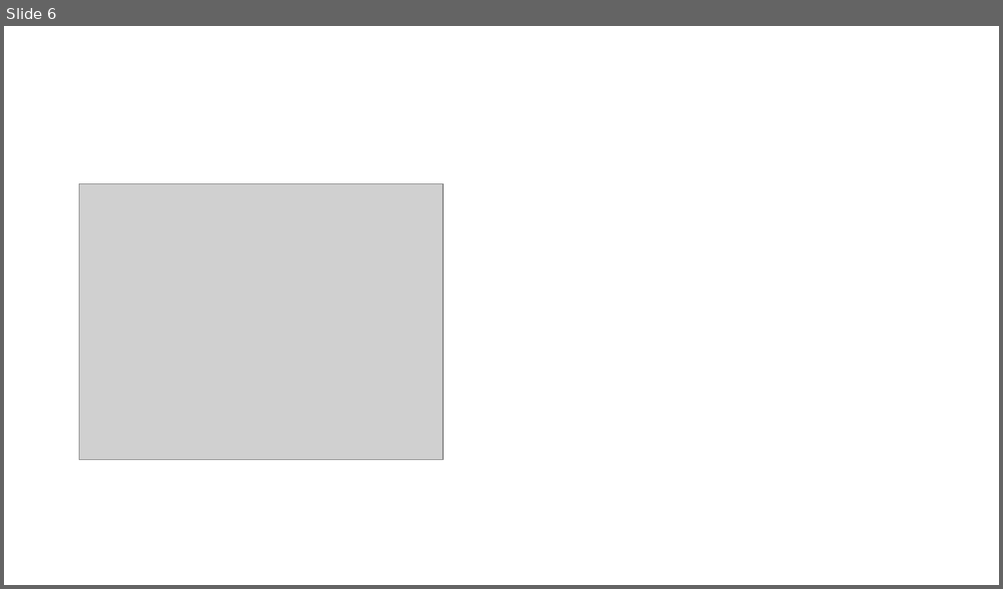
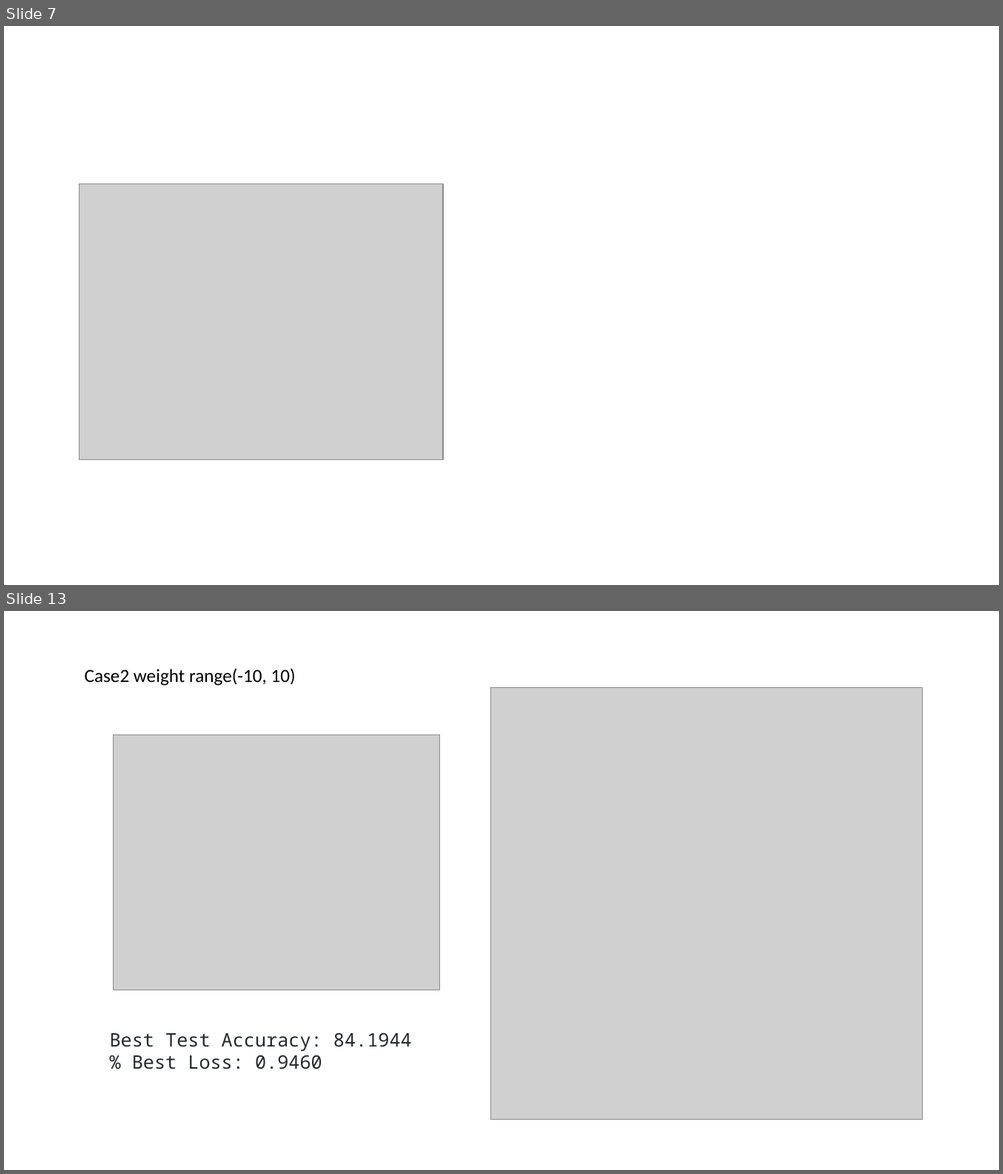
Before and after one commit to kpliao1206/mlmi_hw_repo, a slide deck: Final/Final.pptx. Shown one above the other, each under a label of ours: slide 6 before the commit, slides 7 and 13 after it; the slides between them are not shown. The pictures are 1003x589 and 1003x1174 pixels, drawn with LibreOffice and Linux fonts; fonts in the diff are those of the drawing; grey boxes stand for pictures. Boxes give left, top, right and bottom in pixels: in the first picture for what was removed or moved away, otherwise in the second. Text is boxed around its words. In the diff, an @@ line names an element or a change of style, - is before the commit and + after.

```diff
--- a/Final/Final.pptx
+++ b/Final/Final.pptx
@@ slide 13 added at <box>4,611,999,1170</box>, background #FFFFFF @@
@@ text added at <box>85,668,296,686</box>, 18 pt, text #000000 @@
+Case2 weight range(-10, 10)
@@ picture added at <box>490,688,922,1120</box> @@
@@ picture added at <box>114,735,440,990</box> @@
@@ text added at <box>110,1033,412,1070</box>, 18 pt, text #24292E @@
+Best Test Accuracy: 84.1944 % Best Loss: 0.9460
@@ what was slide 6 is now slide 7 @@
```
Also in this commit, not shown: 3 slides changed, 5 other slides added, 5 other files.
